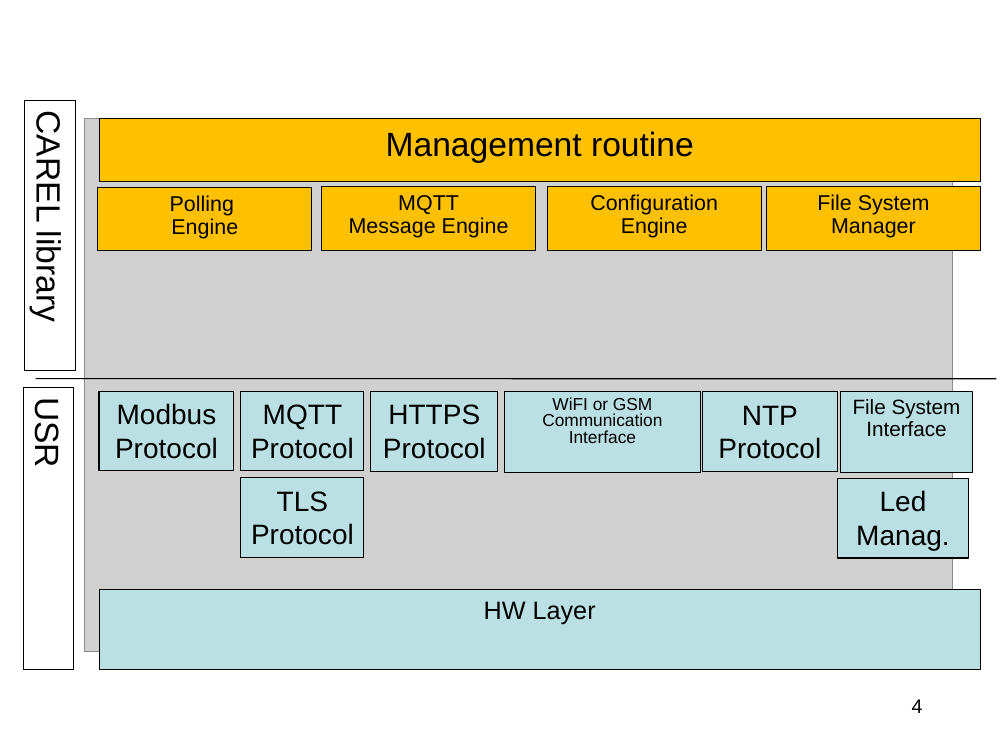
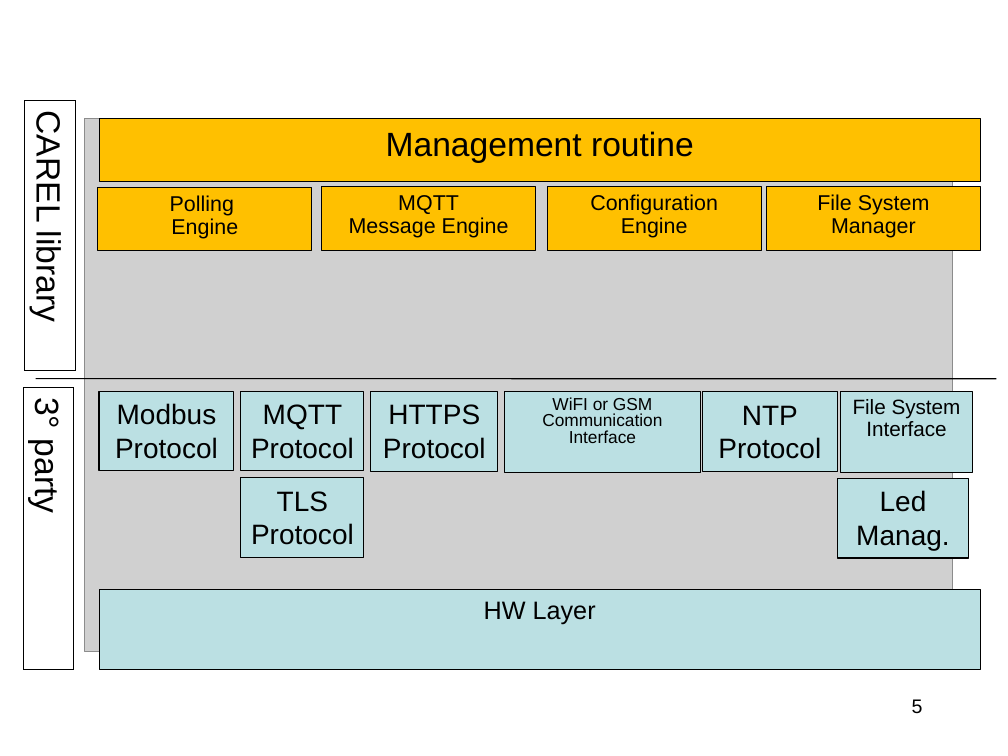
Before and after one commit to accarel/c780_carel_cloud_engine_binary, a slide deck: slide 5 of Documents/specs/GME_CAREL_Library_OverView.ppt (slide 4 before the commit). Drawn at 1008x756 pixels with LibreOffice and Linux fonts; fonts in the diff are those of the drawing; grey boxes stand for pictures; background and template pictures are left out. Boxes give left, top, right and bottom in pixels: in the first picture for what was removed or moved away, otherwise in the second. Text is boxed around its words. In the diff, an @@ line names an element or a change of style, - is before the commit and + after.

```diff
--- a/Documents/specs/GME_CAREL_Library_OverView.ppt
+++ b/Documents/specs/GME_CAREL_Library_OverView.ppt
@@ text in rectangle at (28, 400, 66, 512): text changed @@
-USR
+3° party
@@ page number at (912, 699, 923, 714): text changed @@
-4
+5
```
Also in this commit, not shown: 2 other slides changed, 1 slide added.
